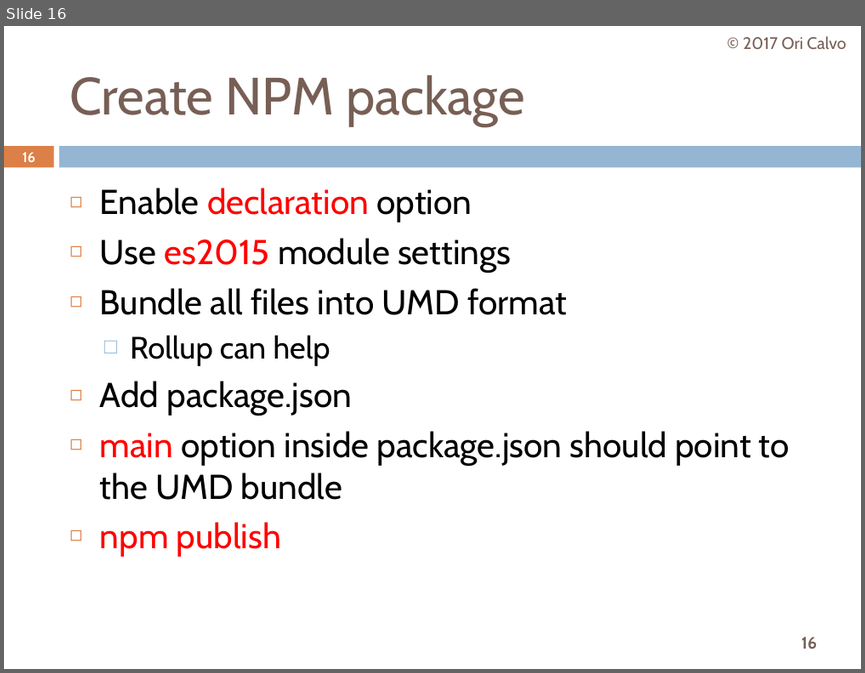
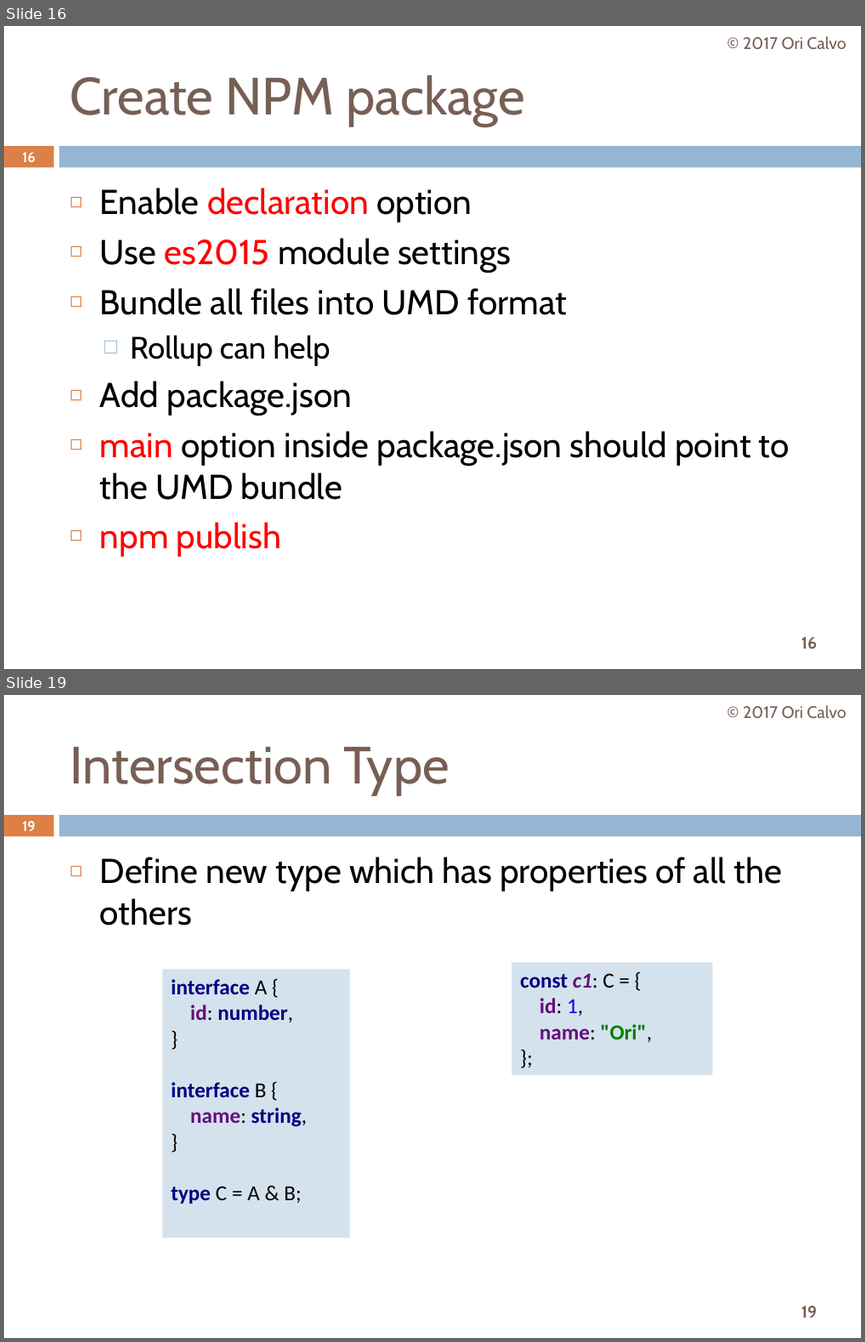
Before and after one commit to oricalvo/meetup-typescript-tips-and-tricks, a slide deck: Typescript Tips & Tricks.pptx. Shown one above the other, each under a label of ours: slide 16 before the commit, slides 16 and 19 after it; the slides between them are not shown. The pictures are 865x673 and 865x1342 pixels, drawn with LibreOffice and Linux fonts; fonts in the diff are those of the drawing; background and template pictures are left out. Boxes give left, top, right and bottom in pixels: in the first picture for what was removed or moved away, otherwise in the second. Text is boxed around its words. In the diff, an @@ line names an element or a change of style, - is before the commit and + after.

```diff
--- a/Typescript Tips & Tricks.pptx
+++ b/Typescript Tips & Tricks.pptx
@@ slide 19 added at [4,695,861,1338], background #FFFFFF; not listed: 3 template elements that a slide beside it also shows @@
@@ text added at [743,705,846,719], 14 pt, text #775F55 @@
+© 2017 Ori Calvo
@@ title added at [69,747,449,795], 44 pt, text #775F55 @@
+Intersection Type
@@ page number added at [23,821,36,831], 11.9 pt, text #FFFFFF, bold @@
+19
@@ text added at [100,857,782,925], 29 pt, text #000000 @@
+◻ Define new type which has properties of all the others
@@ rectangle added at [162,970,350,1237], fill #D4E2ED, 18 pt, text #000080, bold @@
+interface A {
+id: number,
+}
+interface B {
+name: string,
+}
+type C = A & B;
@@ rectangle added at [512,962,713,1075], fill #D4E2ED, 18 pt, text #000000, bold @@
+const c1: C = {
+id: 1,
+name: "Ori",
+};
```
Also in this commit, not shown: 11 other slides added.
